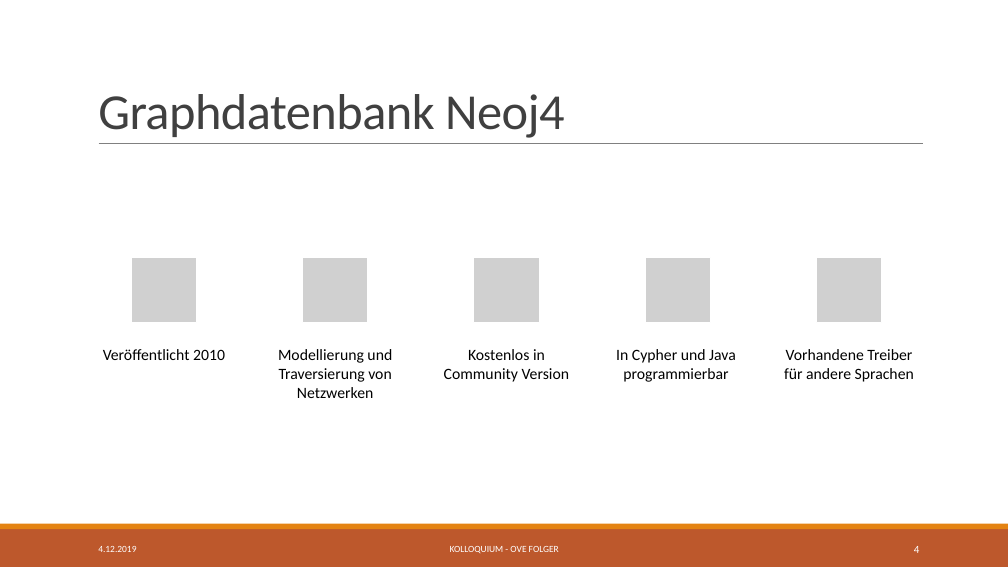
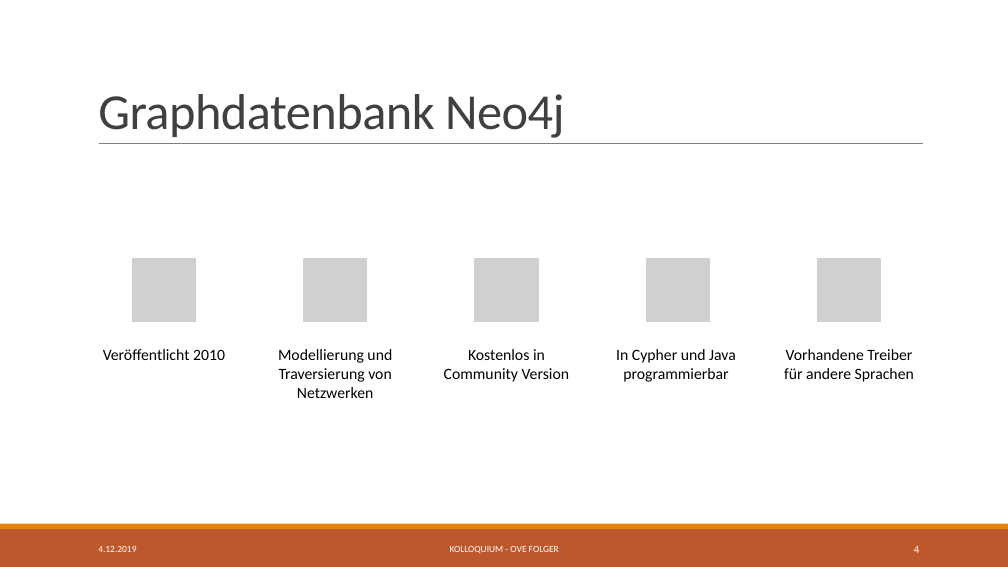
Before and after one commit to McHektor123/BA, a slide deck: slide 4 of Kolloquium.pptx. Drawn at 1008x567 pixels with LibreOffice and Linux fonts; fonts in the diff are those of the drawing; grey boxes stand for pictures. Boxes give left, top, right and bottom in pixels: in the first picture for what was removed or moved away, otherwise in the second. Text is boxed around its words. In the diff, an @@ line names an element or a change of style, - is before the commit and + after.

```diff
--- a/Kolloquium.pptx
+++ b/Kolloquium.pptx
@@ title at (x1=98, y1=94, x2=565, y2=138): text changed @@
-Graphdatenbank Neoj4
+Graphdatenbank Neo4j
```
